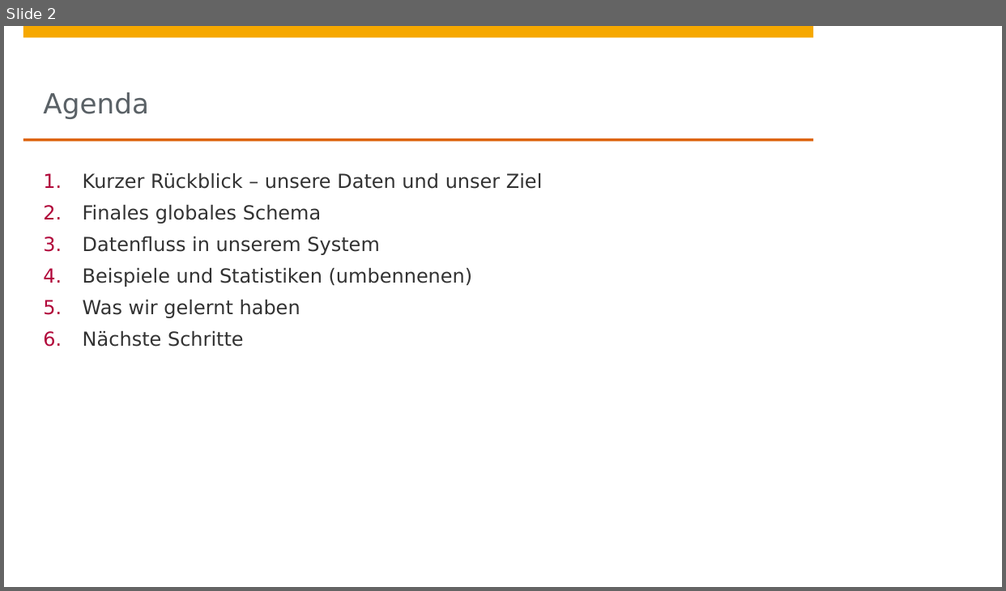
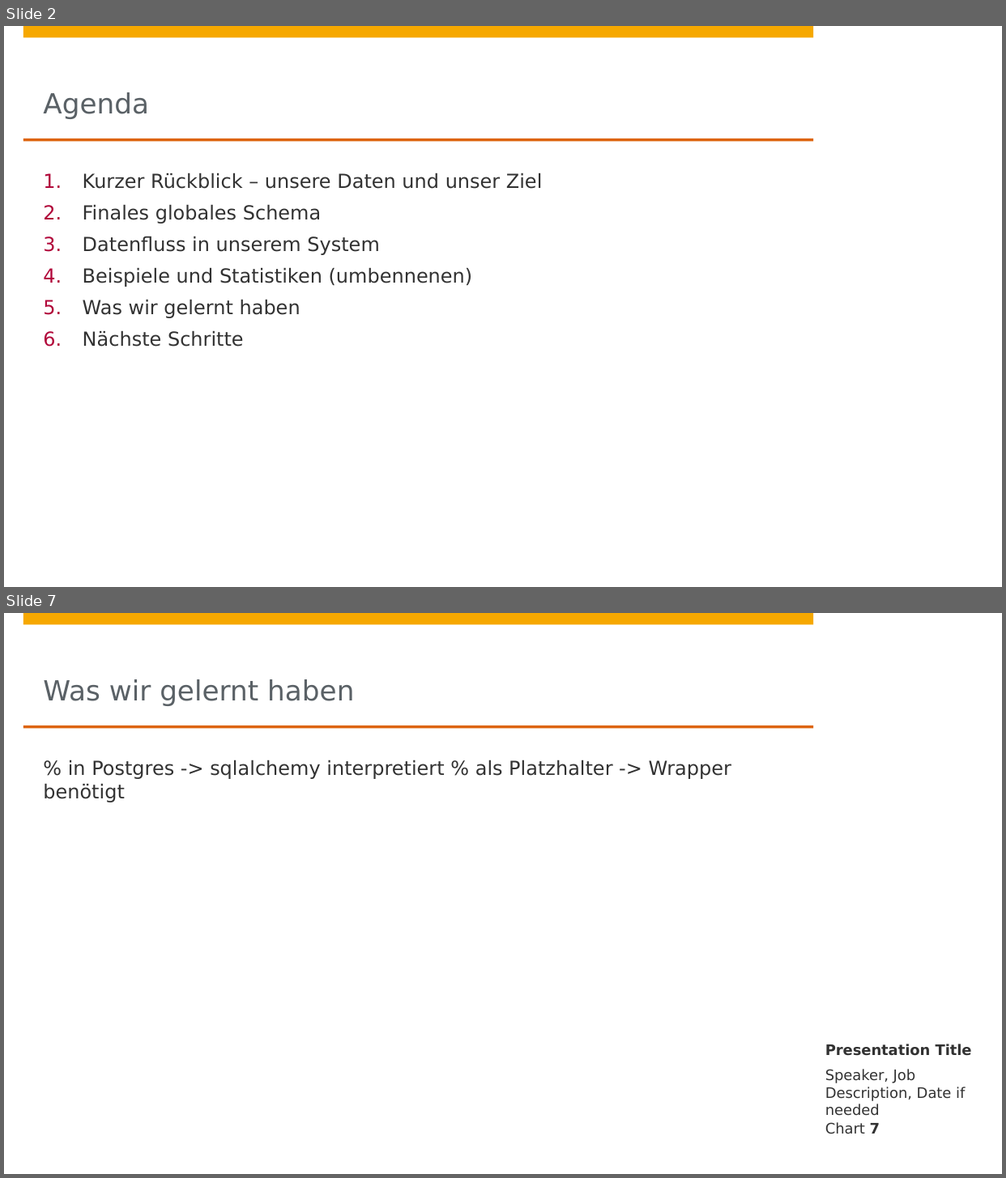
Before and after one commit to johanneshoetter/Health-Data-Integration, a slide deck: presentations/integration.pptx. Shown one above the other, each under a label of ours: slide 2 before the commit, slides 2 and 7 after it; the slides between them are not shown. The pictures are 1006x591 and 1006x1178 pixels, drawn with LibreOffice and Linux fonts; fonts in the diff are those of the drawing; background and template pictures are left out. Boxes give left, top, right and bottom in pixels: in the first picture for what was removed or moved away, otherwise in the second. Text is boxed around its words. In the diff, an @@ line names an element or a change of style, - is before the commit and + after.

```diff
--- a/presentations/integration.pptx
+++ b/presentations/integration.pptx
@@ slide 7 added at (4,613,1002,1174), background #FFFFFF; not listed: 4 template elements that a slide beside it also shows @@
@@ title added at (43,679,354,706), 20 pt, text #5A6166 @@
+Was wir gelernt haben
@@ text added at (43,760,731,803), 14 pt, text #323232 @@
+% in Postgres -> sqlalchemy interpretiert % als Platzhalter -> Wrapper benötigt
@@ text added at (825,1044,972,1056), 10.5 pt, text #323232, bold @@
+Presentation Title
@@ text added at (825,1069,965,1116), 10.5 pt, text #323232 @@
+Speaker, Job Description, Date if needed
@@ page number added at (825,1122,880,1135), 10.5 pt, text #323232 @@
+Chart 7
```
Also in this commit, not shown: 3 slides changed, 3 other slides added, 7 slides removed, 5 other files.
